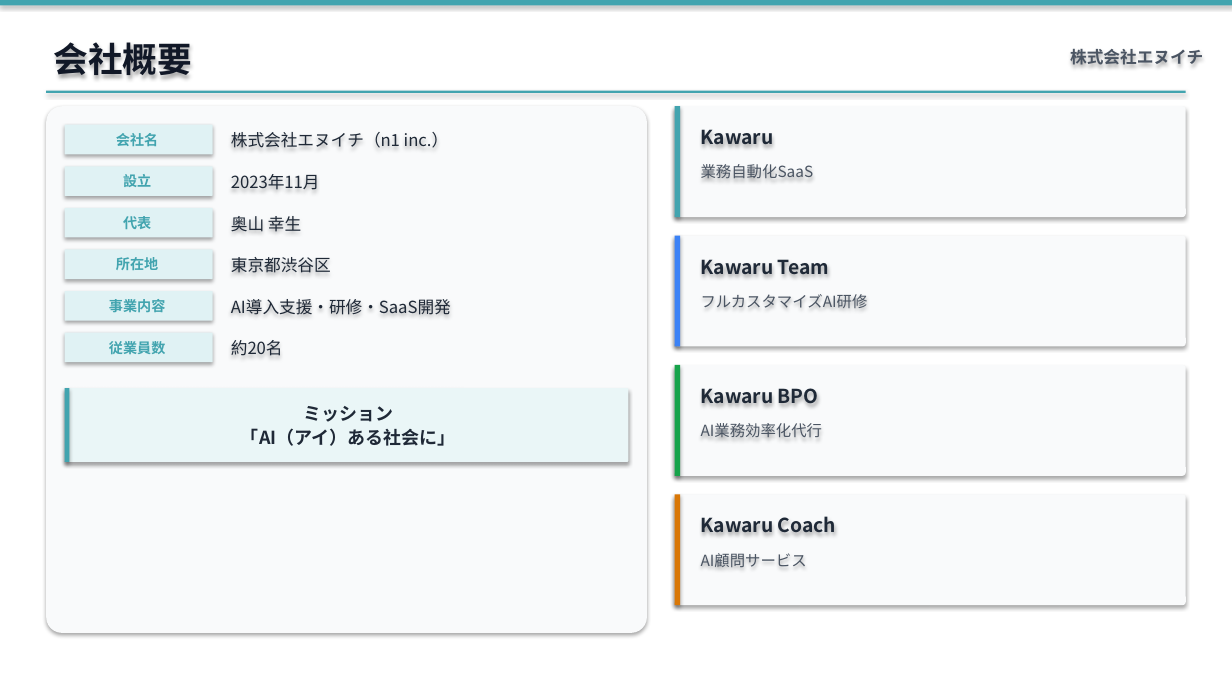
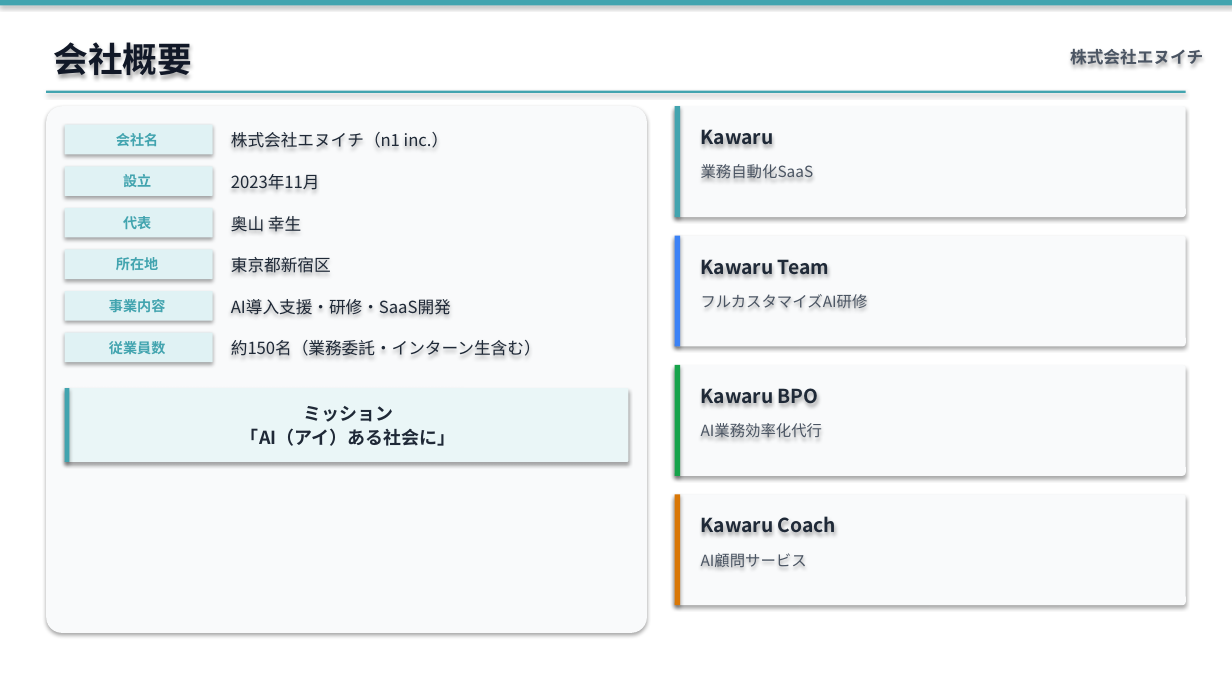
Before and after one commit to Ryunosuke-Okawa/Ryunosuke-n1, a slide deck: slide 22 of output/proposal_broadlink_20260430.pptx. Drawn at 1232x693 pixels with LibreOffice and Linux fonts; fonts in the diff are those of the drawing. Boxes give left, top, right and bottom in pixels: in the first picture for what was removed or moved away, otherwise in the second. Text is boxed around its words. In the diff, an @@ line names an element or a change of style, - is before the commit and + after.

```diff
--- a/output/proposal_broadlink_20260430.pptx
+++ b/output/proposal_broadlink_20260430.pptx
@@ text at [231, 257, 331, 273]: text changed @@
-東京都渋谷区
+東京都新宿区
@@ text at [231, 340, 541, 356]: text changed @@
-約20名
+約150名（業務委託・インターン生含む）
```
Also in this commit, not shown: 1 other file.
